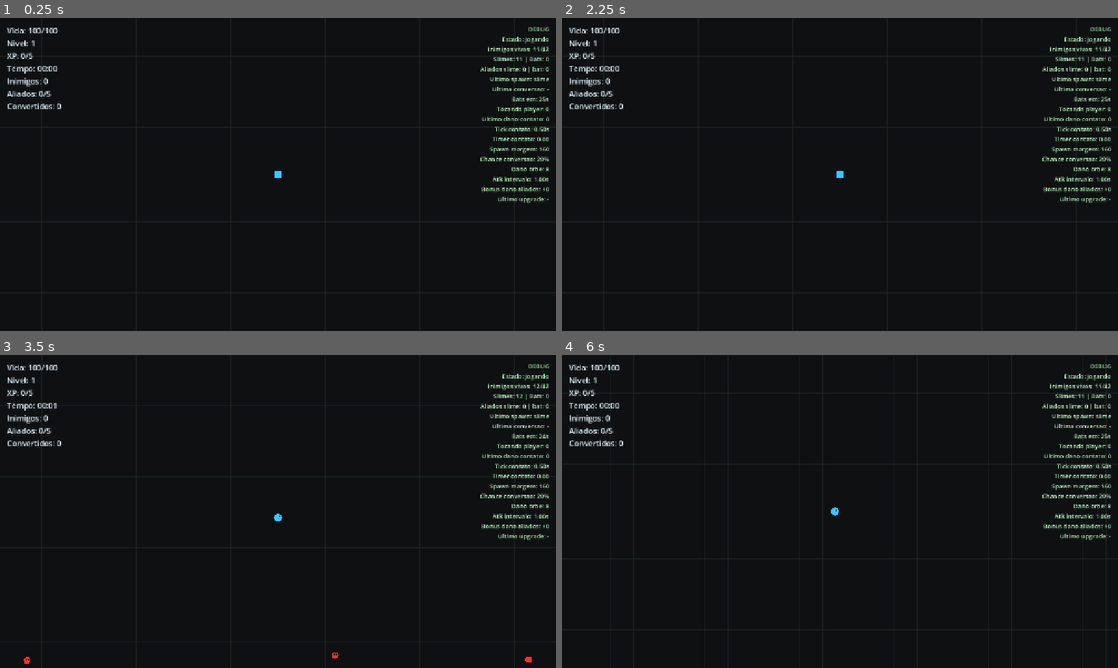
Above: before the commit, frames 1-4 (two rows, left to right).
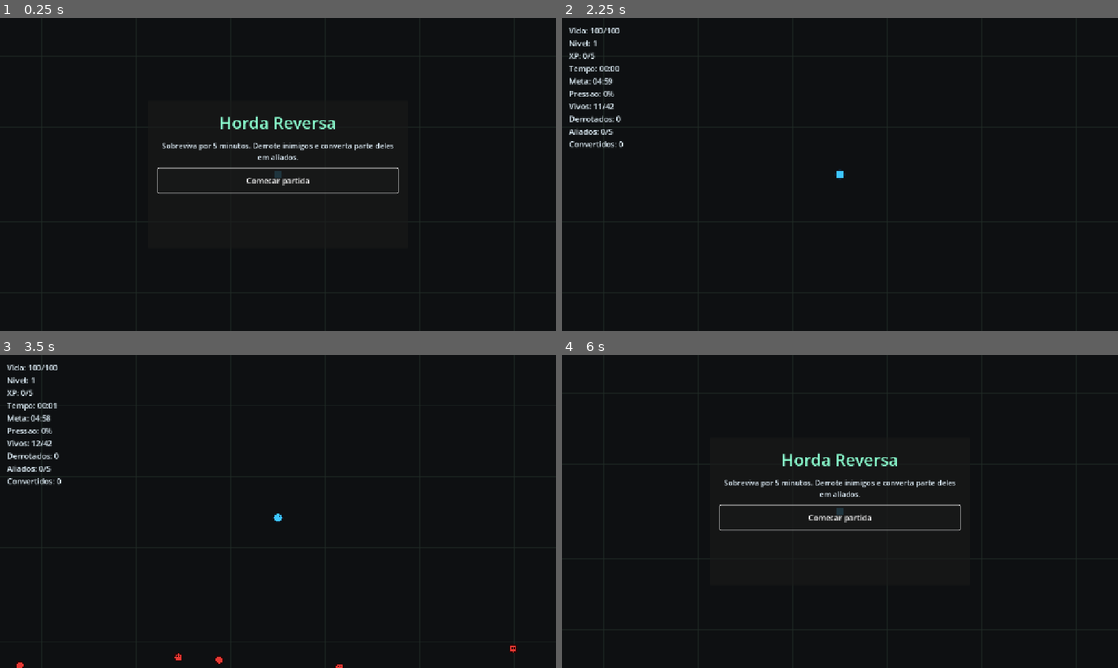
Above: after the commit, the same moments.

Repository: Hadamanthis/horde_vs
Game: Godot game, scene res://scenes/Game.tscn
Same seed, same stepped clock (60 frames per second), same inputs: the game is played once before the commit and once after it.
Inputs (mouse positions are in pixels of both pictures, inside the frame that each line leads up to):
- Up to frame 1 (0.25 s): no input
- Up to frame 2 (2.25 s): click (840, 180) at 0.5 s, where only the run after the commit has a clickable "Comecar partida"; hold D 1.28-2 s; hold R 1.28-2 s; click (840, 180) at 2 s, where only the run after the commit has a clickable "Comecar partida"
- Up to frame 3 (3.5 s): tap Enter at 2.75 s; hold S from 2.78 s (still down); tap 1 at 2.85 s
- Up to frame 4 (6 s): release S at 3.53 s; hold D 3.53-4.28 s; hold 2 3.53-4.28 s; hold W 4.28-5.03 s; tap 3 at 4.35 s; hold R 5.03-5.78 s; hold A from 5.03 s (still down); tap Space at 5.75 s; tap 1 at 5.85 s

The runs differ from the first frame. In frame 1, 3.8% of the frame differs, in the area x 1-99%, y 2-60%; in frame 2, 2.3%; in frame 3, 2.5%; in frame 4, 3.8%.

Commit message:
Adiciona progressao de partida e tela inicial

Diff:
--- a/scenes/Game.tscn
+++ b/scenes/Game.tscn
@@ -58,6 +58,51 @@
 text = "WASD/setas movem. Ataque automatico. R reinicia."
 horizontal_alignment = 1
 
+[node name="StartPanel" type="PanelContainer" parent="HUD"]
+anchors_preset = 8
+anchor_left = 0.5
+anchor_top = 0.5
+anchor_right = 0.5
+anchor_bottom = 0.5
+offset_left = -300.0
+offset_top = -170.0
+offset_right = 300.0
+offset_bottom = 170.0
+grow_horizontal = 2
+grow_vertical = 2
+
+[node name="Margin" type="MarginContainer" parent="HUD/StartPanel"]
+layout_mode = 2
+theme_override_constants/margin_left = 24
+theme_override_constants/margin_top = 24
+theme_override_constants/margin_right = 24
+theme_override_constants/margin_bottom = 24
+
+[node name="VBox" type="VBoxContainer" parent="HUD/StartPanel/Margin"]
+layout_mode = 2
+theme_override_constants/separation = 14
+
+[node name="Title" type="Label" parent="HUD/StartPanel/Margin/VBox"]
+layout_mode = 2
+theme_override_colors/font_color = Color(0.55, 1, 0.82, 1)
+theme_override_font_sizes/font_size = 38
+text = "Horda Reversa"
+horizontal_alignment = 1
+
+[node name="Subtitle" type="Label" parent="HUD/StartPanel/Margin/VBox"]
+layout_mode = 2
+theme_override_colors/font_color = Color(0.9, 0.96, 1, 1)
+theme_override_font_sizes/font_size = 17
+text = "Sobreviva por 5 minutos. Derrote inimigos e converta parte deles em aliados."
+horizontal_alignment = 1
+autowrap_mode = 3
+
+[node name="StartButton" type="Button" parent="HUD/StartPanel/Margin/VBox"]
+custom_minimum_size = Vector2(0, 56)
+layout_mode = 2
+theme_override_font_sizes/font_size = 18
+text = "Comecar partida"
+
 [node name="GameOverPanel" type="PanelContainer" parent="HUD"]
 visible = false
 anchors_preset = 8
--- a/scripts/game/game.gd
+++ b/scripts/game/game.gd
@@ -6,6 +6,7 @@
 signal level_up(new_level: int)
 signal upgrade_selected(upgrade_id: String)
 signal game_lost
+signal game_won
 
 const SLIME_SCENE: PackedScene = preload("res://scenes/entities/enemies/Slime.tscn")
 const BAT_SCENE: PackedScene = preload("res://scenes/entities/enemies/Bat.tscn")
@@ -19,12 +20,15 @@
 @export var ally_limit: int = 5
 @export var max_enemies: int = 42
 @export var spawn_interval: float = 1.15
+@export var match_duration: float = 300.0
+@export var max_enemies_at_end: int = 85
+@export var spawn_interval_at_end: float = 0.42
 @export var initial_enemy_count: int = 10
 @export var bat_start_time: float = 25.0
 @export var bat_spawn_chance: float = 0.25
 @export var spawn_safe_margin: float = 160.0
 @export var contact_damage_tick_interval: float = 0.5
-@export var show_debug_info: bool = true
+@export var show_debug_info: bool = false
 
 # Referencias tipadas para os nos da cena principal.
 @onready var world: Node2D = $World as Node2D
@@ -37,7 +41,10 @@
 @onready var stats_label: Label = $HUD/Stats as Label
 @onready var debug_label: Label = $HUD/DebugInfo as Label
 @onready var hint_label: Label = $HUD/Hint as Label
+@onready var start_panel: PanelContainer = $HUD/StartPanel as PanelContainer
+@onready var start_button: Button = $HUD/StartPanel/Margin/VBox/StartButton as Button
 @onready var game_over_panel: PanelContainer = $HUD/GameOverPanel as PanelContainer
+@onready var game_over_title_label: Label = $HUD/GameOverPanel/Margin/VBox/Title as Label
 @onready var game_over_stats_label: Label = $HUD/GameOverPanel/Margin/VBox/StatsText as Label
 @onready var game_over_restart_button: Button = $HUD/GameOverPanel/Margin/VBox/RestartButton as Button
 @onready var level_up_label: Label = $HUD/LevelUpNotice as Label
@@ -113,13 +120,22 @@
 var _last_converted_enemy_type: String = "-"
 var _pending_upgrade_count: int = 0
 var _is_choosing_upgrade: bool = false
+var _game_started: bool = false
 var _game_is_over: bool = false
+var _debug_toggle_was_down: bool = false
+var _difficulty_progress: float = 0.0
+var _current_spawn_interval: float = 1.15
+var _current_max_enemies: int = 42
 
 
 func _ready() -> void:
 	randomize()
 	process_mode = Node.PROCESS_MODE_ALWAYS
 	world.process_mode = Node.PROCESS_MODE_PAUSABLE
+	start_panel.process_mode = Node.PROCESS_MODE_ALWAYS
+	start_panel.visible = true
+	start_button.process_mode = Node.PROCESS_MODE_ALWAYS
+	start_button.pressed.connect(_start_run)
 	upgrade_panel.process_mode = Node.PROCESS_MODE_ALWAYS
 	upgrade_panel.visible = false
 	game_over_panel.process_mode = Node.PROCESS_MODE_ALWAYS
@@ -139,18 +155,27 @@
 		button.process_mode = Node.PROCESS_MODE_ALWAYS
 		button.pressed.connect(_select_upgrade.bind(index))
 
-	# Comecamos com slimes ao redor do jogador para testar o loop imediatamente.
-	for index in range(initial_enemy_count):
-		_spawn_enemy(index * TAU / initial_enemy_count, SLIME_SCENE)
+	_current_spawn_interval = spawn_interval
+	_current_max_enemies = max_enemies
+	stats_label.visible = false
+	player.set_control_enabled(false)
+	get_tree().paused = true
+	hint_label.text = "Clique em Comecar partida. F3 alterna debug."
+	start_button.grab_focus()
 
 	_update_hud()
 	queue_redraw()
 
 
 func _process(delta: float) -> void:
+	_process_debug_toggle()
+
 	if Input.is_key_pressed(KEY_R):
 		_restart_run()
 
+	if not _game_started:
+		return
+
 	if _is_choosing_upgrade:
 		_process_upgrade_shortcuts()
 		return
@@ -160,6 +185,7 @@
 		return
 
 	elapsed_time += delta
+	_update_match_progression()
 	_spawn_timer -= delta
 	_attack_timer -= delta
 	_contact_damage_timer -= delta
@@ -167,9 +193,13 @@
 	level_up_label.visible = _level_notice_timer > 0.0
 	_update_contact_damage()
 
-	if _spawn_timer <= 0.0 and enemies.size() < max_enemies:
+	if elapsed_time >= match_duration:
+		_on_match_won()
+		return
+
+	if _spawn_timer <= 0.0 and enemies.size() < _current_max_enemies:
 		_spawn_enemy()
-		_spawn_timer = spawn_interval
+		_spawn_timer = _current_spawn_interval
 
 	if _attack_timer <= 0.0:
 		_fire_player_projectile()
@@ -177,6 +207,40 @@
 
 	_update_hud()
 	queue_redraw()
+
+
+func _start_run() -> void:
+	if _game_started:
+		return
+
+	_game_started = true
+	start_panel.visible = false
+	stats_label.visible = true
+	player.set_control_enabled(true)
+	get_tree().paused = false
+	hint_label.text = "WASD/setas movem. Ataque automatico. R reinicia. F3 debug."
+
+	# A partida nasce com uma pequena horda inimiga para o loop aparecer imediatamente.
+	for index in range(initial_enemy_count):
+		_spawn_enemy(index * TAU / initial_enemy_count, SLIME_SCENE)
+
+	_update_hud()
+
+
+func _process_debug_toggle() -> void:
+	var debug_key_is_down: bool = Input.is_key_pressed(KEY_F3)
+	if debug_key_is_down and not _debug_toggle_was_down:
+		show_debug_info = not show_debug_info
+		_update_hud()
+
+	_debug_toggle_was_down = debug_key_is_down
+
+
+func _update_match_progression() -> void:
+	# Progressao linear inicial: quanto mais perto dos 5 minutos, maior a pressao.
+	_difficulty_progress = clampf(elapsed_time / match_duration, 0.0, 1.0)
+	_current_spawn_interval = lerpf(spawn_interval, spawn_interval_at_end, _difficulty_progress)
+	_current_max_enemies = int(roundf(lerpf(float(max_enemies), float(max_enemies_at_end), _difficulty_progress)))
 
 
 func get_nearest_enemy(origin: Vector2, max_distance: float) -> Enemy:
@@ -496,7 +560,7 @@
 	get_tree().paused = true
 	game_lost.emit()
 	hint_label.text = "Aperte R para tentar de novo"
-	_show_game_over_panel()
+	_show_end_panel("Derrota")
 	_update_hud()
 
 
@@ -517,8 +581,23 @@
 	active_xp_orbs.clear()
 
 
-func _show_game_over_panel() -> void:
+func _on_match_won() -> void:
+	if _game_is_over:
+		return
+
+	_game_is_over = true
+	player.set_control_enabled(false)
+	_clear_hostile_nodes_after_defeat()
+	get_tree().paused = true
+	game_won.emit()
+	hint_label.text = "Partida vencida. Aperte R para jogar de novo."
+	_show_end_panel("Vitoria")
+	_update_hud()
+
+
+func _show_end_panel(result_title: String) -> void:
 	# O painel resume a partida usando os mesmos contadores mostrados no HUD/debug.
+	game_over_title_label.text = result_title
 	game_over_stats_label.text = "Tempo sobrevivido: %s\nNivel alcancado: %d\nInimigos derrotados: %d\nAliados convertidos: %d\nAliados no fim: %d/%d" % [
 		_format_elapsed_time(),
 		player_level,
@@ -544,13 +623,17 @@
 
 
 func _update_hud() -> void:
-	stats_label.text = "Vida: %d/%d\nNivel: %d\nXP: %d/%d\nTempo: %s\nInimigos: %d\nAliados: %d/%d\nConvertidos: %d" % [
+	stats_label.text = "Vida: %d/%d\nNivel: %d\nXP: %d/%d\nTempo: %s\nMeta: %s\nPressao: %.0f%%\nVivos: %d/%d\nDerrotados: %d\nAliados: %d/%d\nConvertidos: %d" % [
 		player.current_health,
 		player.max_health,
 		player_level,
 		current_xp,
 		xp_to_next_level,
 		_format_elapsed_time(),
+		_format_remaining_time(),
+		_difficulty_progress * 100.0,
+		enemies.size(),
+		_current_max_enemies,
 		enemies_defeated,
 		allies.size(),
 		ally_limit,
@@ -568,10 +651,13 @@
 	var bat_count: int = _count_enemies_by_type("bat")
 	var slime_ally_count: int = _count_allies_by_type("slime")
 	var bat_ally_count: int = _count_allies_by_type("bat")
-	debug_label.text = "DEBUG\nEstado: %s\nInimigos vivos: %d/%d\nSlimes: %d | Bats …(309 unchanged characters)…
+	debug_label.text = "DEBUG\nEstado: %s\nPressao: %.0f%%\nSpawn atual: %.2fs\nLimite atual: %d\nInimigos vivos: %d/%d\nSlimes: %d | Bats …(309 unchanged characters)…
 		_get_debug_state_name(),
+		_difficulty_progress * 100.0,
+		_current_spawn_interval,
+		_current_max_enemies,
 		enemies.size(),
-		max_enemies,
+		_current_max_enemies,
 		slime_count,
 		bat_count,
 		slime_ally_count,
@@ -612,14 +698,25 @@
 
 
 func _format_elapsed_time() -> String:
-	var seconds: int = int(elapsed_time) % 60
-	var minutes: int = int(elapsed_time / 60.0)
+	return _format_seconds(elapsed_time)
+
+
+func _format_remaining_time() -> String:
+	var remaining_time: float = maxf(match_duration - elapsed_time, 0.0)
+	return _format_seconds(remaining_time)
+
+
+func _format_seconds(total_seconds: float) -> String:
+	var seconds: int = int(total_seconds) % 60
+	var minutes: int = int(total_seconds / 60.0)
 	return "%02d:%02d" % [minutes, seconds]
 
 
 func _get_debug_state_name() -> String:
 	if _game_is_over:
 		return "derrota"
+	if not _game_started:
+		return "inicio"
 	if _is_choosing_upgrade:
 		return "upgrade"
 
Not shown, added: scripts/effects/floating_text.gd.uid
Not shown, changed: SPRINTS.md
